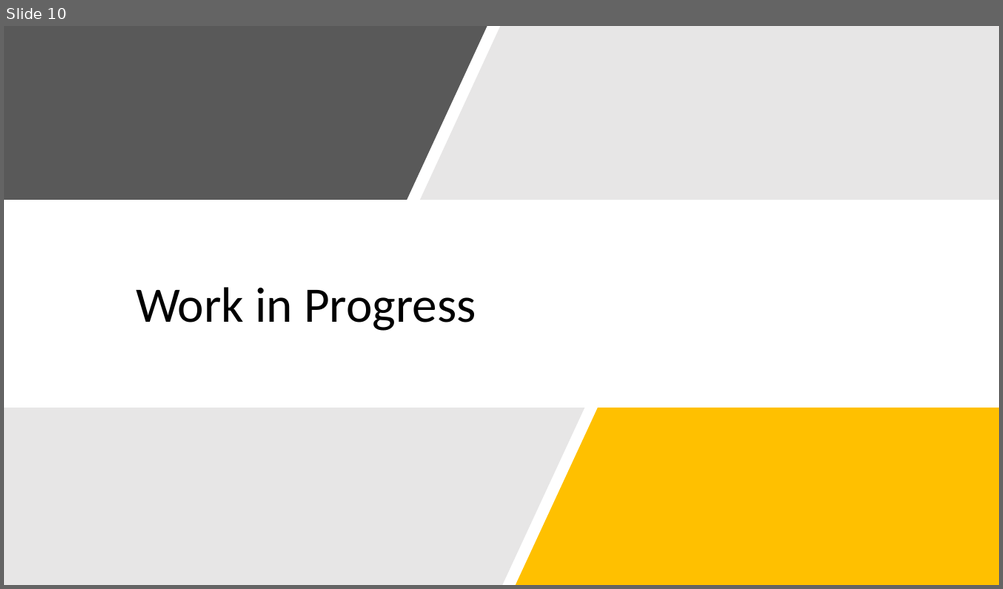
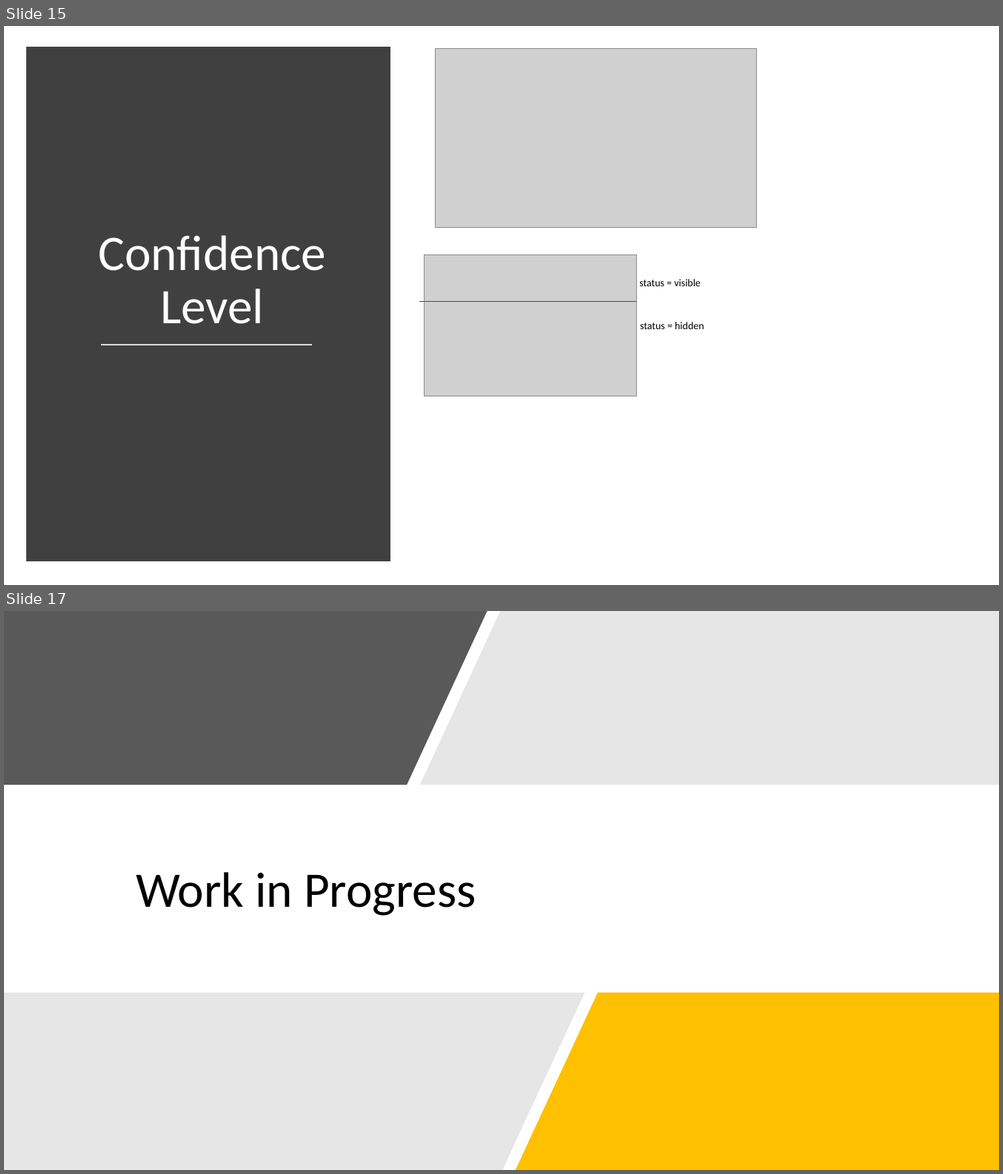
Before and after one commit to SakariLampola/Thesis, a slide deck: presentations/Audit 20180301.pptx. Shown one above the other, each under a label of ours: slide 10 before the commit, slides 15 and 17 after it; the slides between them are not shown. The pictures are 1003x589 and 1003x1174 pixels, drawn with LibreOffice and Linux fonts; fonts in the diff are those of the drawing; grey boxes stand for pictures. Boxes give left, top, right and bottom in pixels: in the first picture for what was removed or moved away, otherwise in the second. Text is boxed around its words. In the diff, an @@ line names an element or a change of style, - is before the commit and + after.

Commit message:
20180118
Confidence level, presentation

```diff
--- a/presentations/Audit 20180301.pptx
+++ b/presentations/Audit 20180301.pptx
@@ slide 15 added at [4,26,999,585], background #FFFFFF @@
@@ rectangle added at [31,52,385,557], fill #404040, outline #404040 10 pt @@
@@ picture added at [435,48,757,228] @@
@@ text added at [99,235,326,324], 48 pt, text #FFFFFF @@
+Confidence Level
@@ picture added at [424,255,636,397] @@
@@ text added at [639,279,700,286], 10 pt, text #000000 @@
+status = visible
@@ line added from (420, 301) to (636, 301), #FF0000 0.5 pt @@
@@ text added at [640,322,703,329], 10 pt, text #000000 @@
+status = hidden
@@ line added from (101, 346) to (312, 346), #D9D9D9 1.75 pt @@
@@ what was slide 10 is now slide 17 @@
```
Also in this commit, not shown: 1 slide changed, 6 other slides added, 11 other files.
